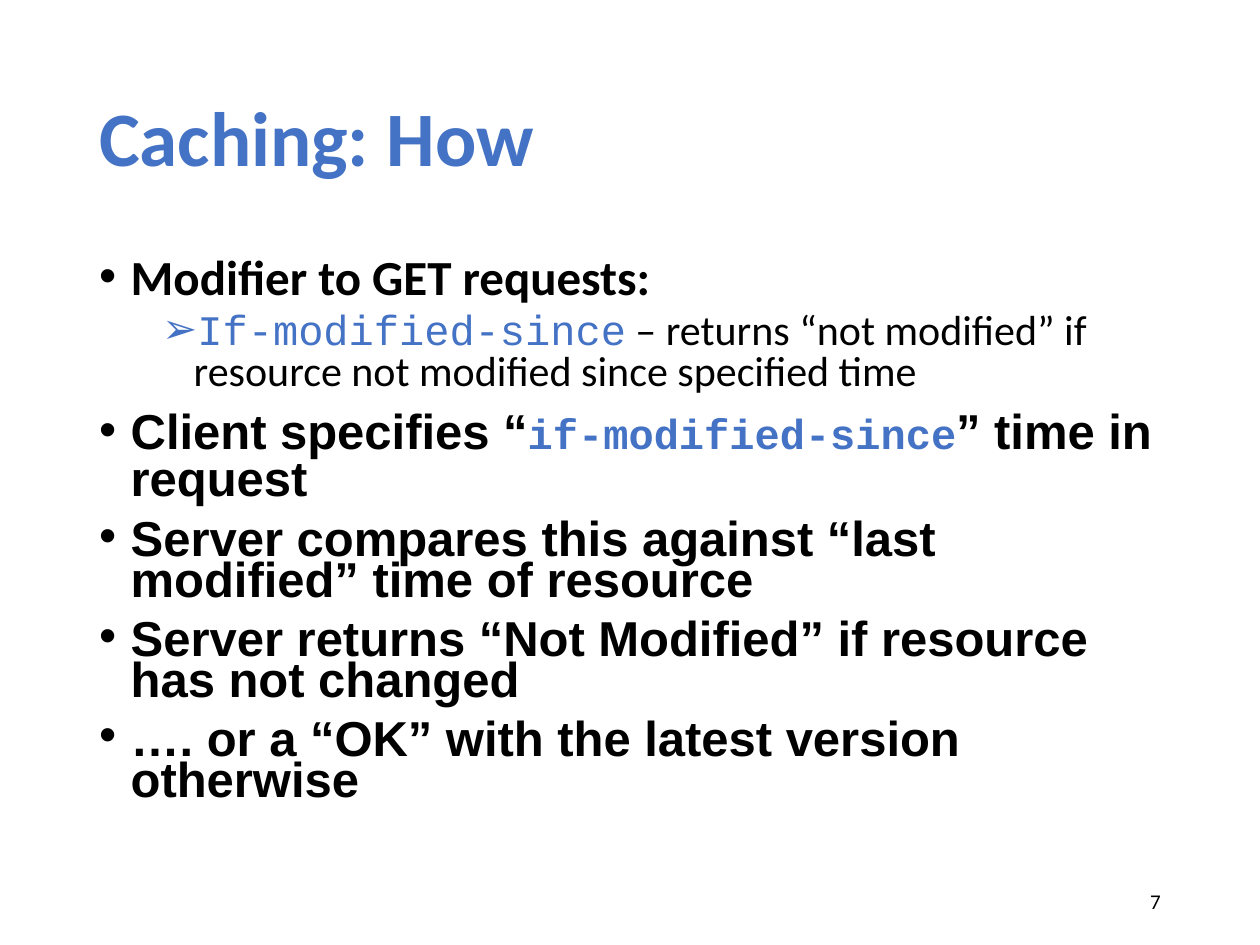
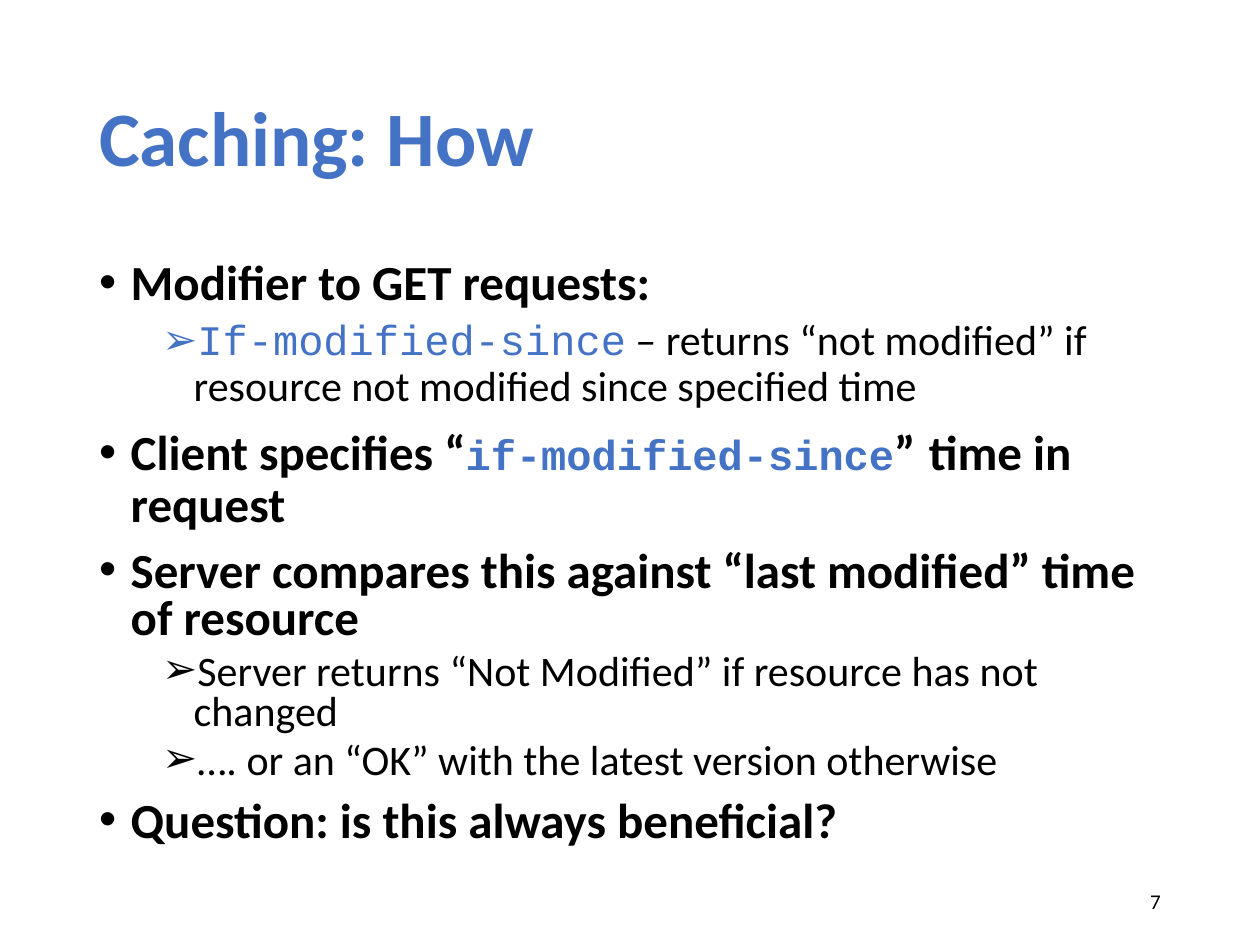
Before and after one commit to xinjin/course-net, a slide deck: slide 7 of slides/lec05_cdn.pptx. Drawn at 1260x945 pixels with LibreOffice and Linux fonts; fonts in the diff are those of the drawing. Boxes give left, top, right and bottom in pixels: in the first picture for what was removed or moved away, otherwise in the second. Text is boxed around its words. In the diff, an @@ line names an element or a change of style, - is before the commit and + after.

```diff
--- a/slides/lec05_cdn.pptx
+++ b/slides/lec05_cdn.pptx
@@ text at <box>131,265,1135,734</box>: font Arial to Calibri in "Client specifies “if-modified-since” time in request", "Server compares this against “last modified” time ...", "Server returns “Not Modified” if resource has ..."; size 28 to 24 pt, bold off in "Server returns “Not Modified” if resource has ..."; line spacing 0.8 to 0.9; line spacing 0.7 to 0.8; bullet • to ➢; list level 1 to 2 in "Server returns “Not Modified” if ..." @@
@@ text at <box>131,745,997,846</box>: text changed; size 28 to 24 pt; font Arial to Calibri; bold off @@
-• …. or a “OK” with the latest version otherwise
+  ➢ …. or an “OK” with the latest version otherwise
+• Question: is this always beneficial?
```
Also in this commit, not shown: 10 other slides changed, 1 slide added, 1 other file.
